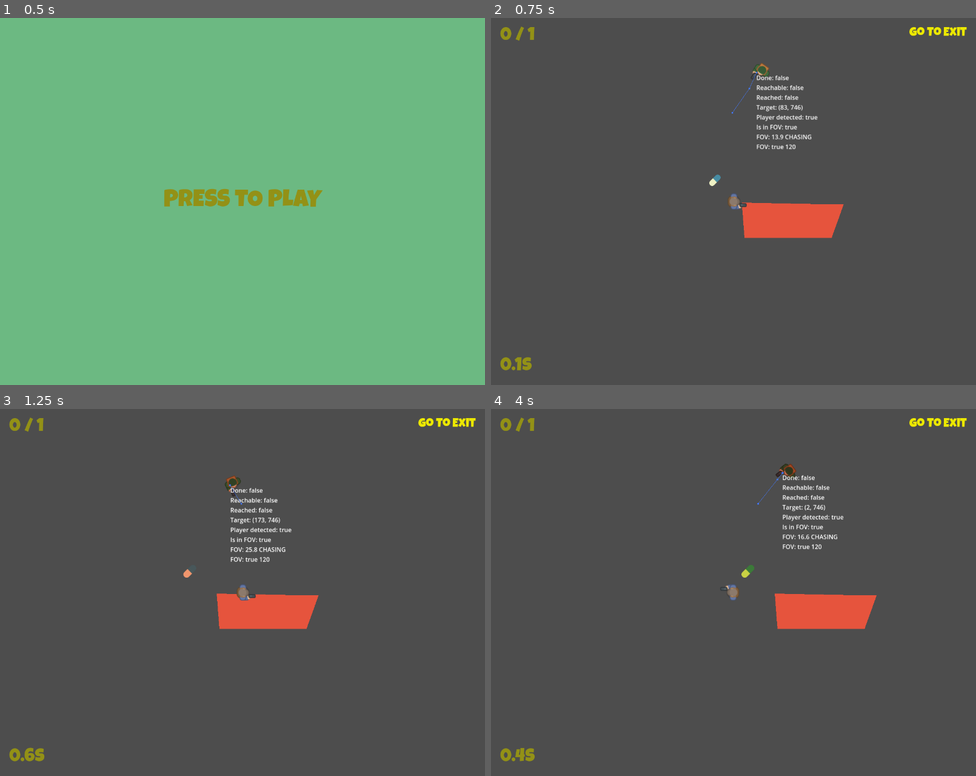
Above: before the commit, frames 1-4 (two rows, left to right).
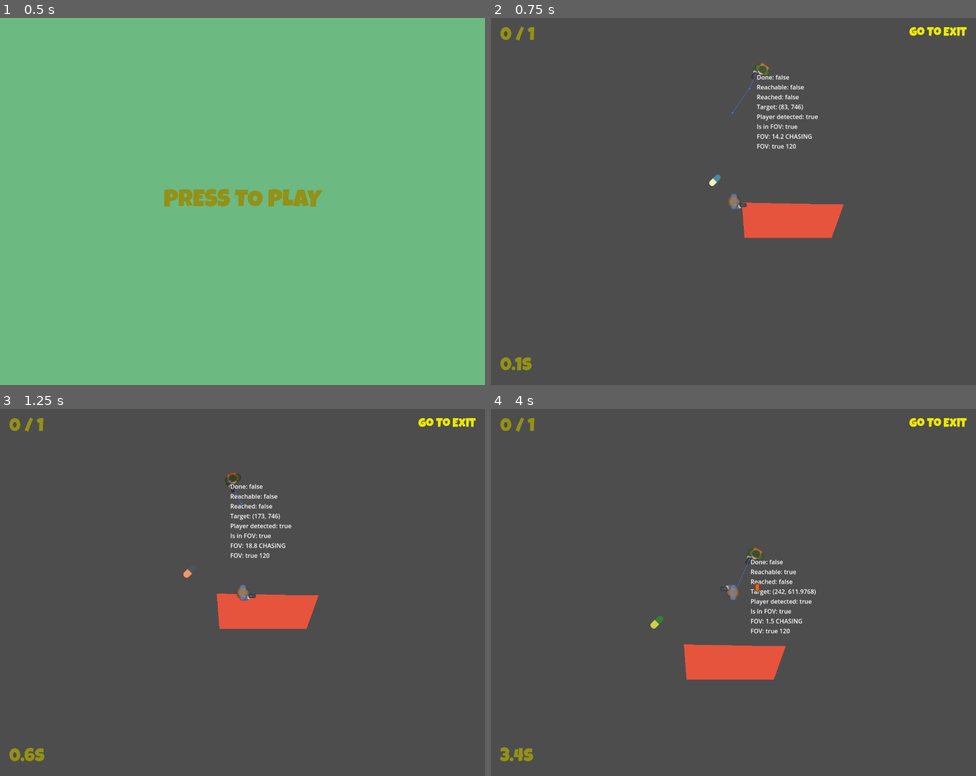
Above: after the commit, the same moments.

Repository: Nhanth123/top-down-shooter
Game: Godot game, scene res://scenes/Main/main.tscn
The game is run twice, just before and just after one commit, with the same random seed, the same clock (stepped at 60 frames per second) and the same inputs. Sound files missing from this copy of the repository are replaced by a short silence.
Inputs (mouse positions are in pixels of both pictures, inside the frame that each line leads up to):
- Up to frame 1 (0.5 s): no input
- Up to frame 2 (0.75 s): tap Enter at 0.5 s; move the mouse to (840, 183) at 0.52 s; hold D (right) from 0.53 s (still down); tap Space (Space) at 0.6 s
- Up to frame 3 (1.25 s): keep holding D (right)
- Up to frame 4 (4 s): move the mouse to (636, 610) at 1.27 s; release D (right) at 1.28 s; hold S (down) 1.28-2.03 s; click (636, 610) at 1.35 s; move the mouse to (782, 511) at 2.02 s; hold D (right) 2.03-2.78 s; tap Space (Space) at 2.1, 3.5, 3.6 s; move the mouse to (709, 665) at 2.77 s; hold W (up) 2.78-3.53 s; click (709, 665) at 2.85 s; move the mouse to (879, 647) at 3.52 s; hold A (left) from 3.53 s (still down)

Frame 1 is identical in both runs. In frame 2, 0.7% of the frame differs, in the area x 53-68%, y 12-36%; in frame 3, 1.2%; in frame 4, 5.1%, in the area x 1-80%, y 14-97%.

Commit message:
Feature: update the avoidance

Diff:
--- a/scenes/NPC/npc.gd
+++ b/scenes/NPC/npc.gd
@@ -167,8 +167,9 @@
 		var next_path_position: Vector2 = nav_agent.get_next_path_position()
 		sprite_2d.look_at(next_path_position)
 
-		velocity = global_position.direction_to(next_path_position) * SPEED[_state]
-		move_and_slide()
+
+		var ini_v = global_position.direction_to(next_path_position) * SPEED[_state]
+		nav_agent.set_velocity(ini_v)
 
 
 func shoot() -> void:
@@ -187,3 +188,8 @@
 
 func _on_hit_area_body_entered(body: Node2D) -> void:
 	SignalManager.on_game_over.emit()
+
+
+func _on_nav_agent_velocity_computed(safe_velocity: Vector2) -> void:
+	velocity = safe_velocity
+	move_and_slide()
--- a/scenes/NPC/npc.tscn
+++ b/scenes/NPC/npc.tscn
@@ -65,6 +65,7 @@
 text = "Debug msg"
 
 [node name="NavAgent" type="NavigationAgent2D" parent="."]
+avoidance_enabled = true
 debug_enabled = true
 debug_use_custom = true
 debug_path_custom_color = Color(0.262745, 0.47451, 1, 1)
@@ -99,5 +100,6 @@
 [node name="CollisionShape2D" type="CollisionShape2D" parent="HitArea"]
 shape = SubResource("CircleShape2D_567rd")
 
+[connection signal="velocity_computed" from="NavAgent" to="." method="_on_nav_agent_velocity_computed"]
 [connection signal="timeout" from="Shoot_Timer" to="." method="_on_shoot_timer_timeout"]
 [connection signal="body_entered" from="HitArea" to="." method="_on_hit_area_body_entered"]
--- a/scenes/waypoint/waypoint.tscn
+++ b/scenes/waypoint/waypoint.tscn
@@ -3,3 +3,4 @@
 [node name="Waypoint" type="Marker2D"]
 
 [node name="Sprite2D" type="Sprite2D" parent="."]
+visible = false
